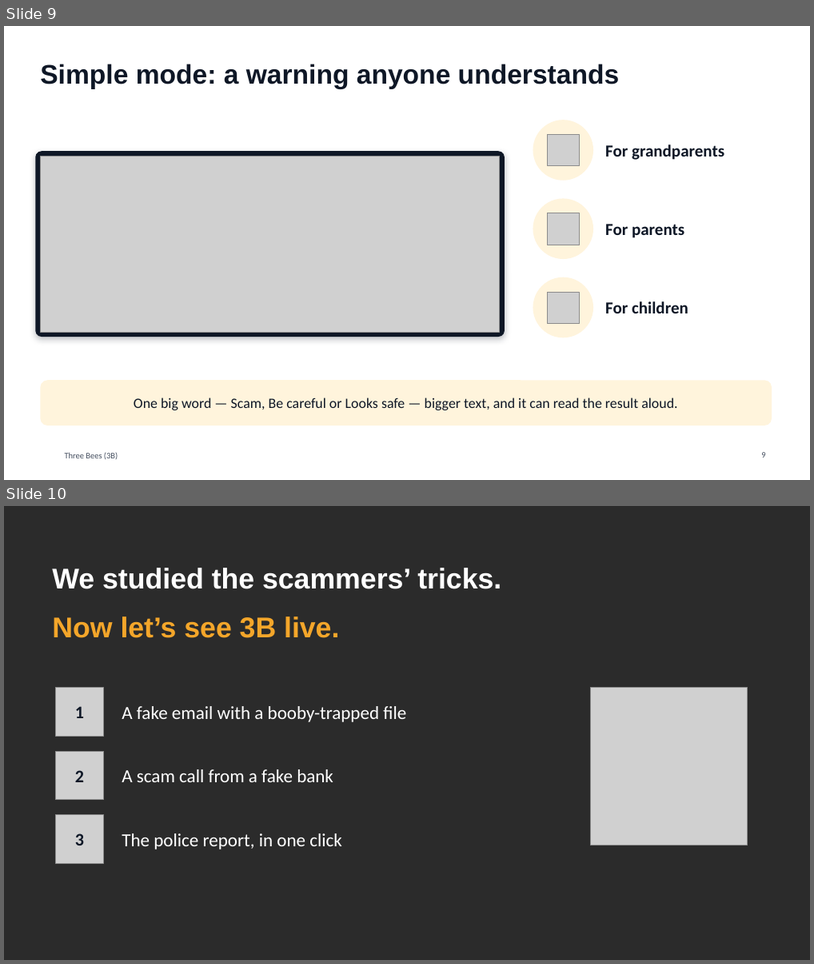
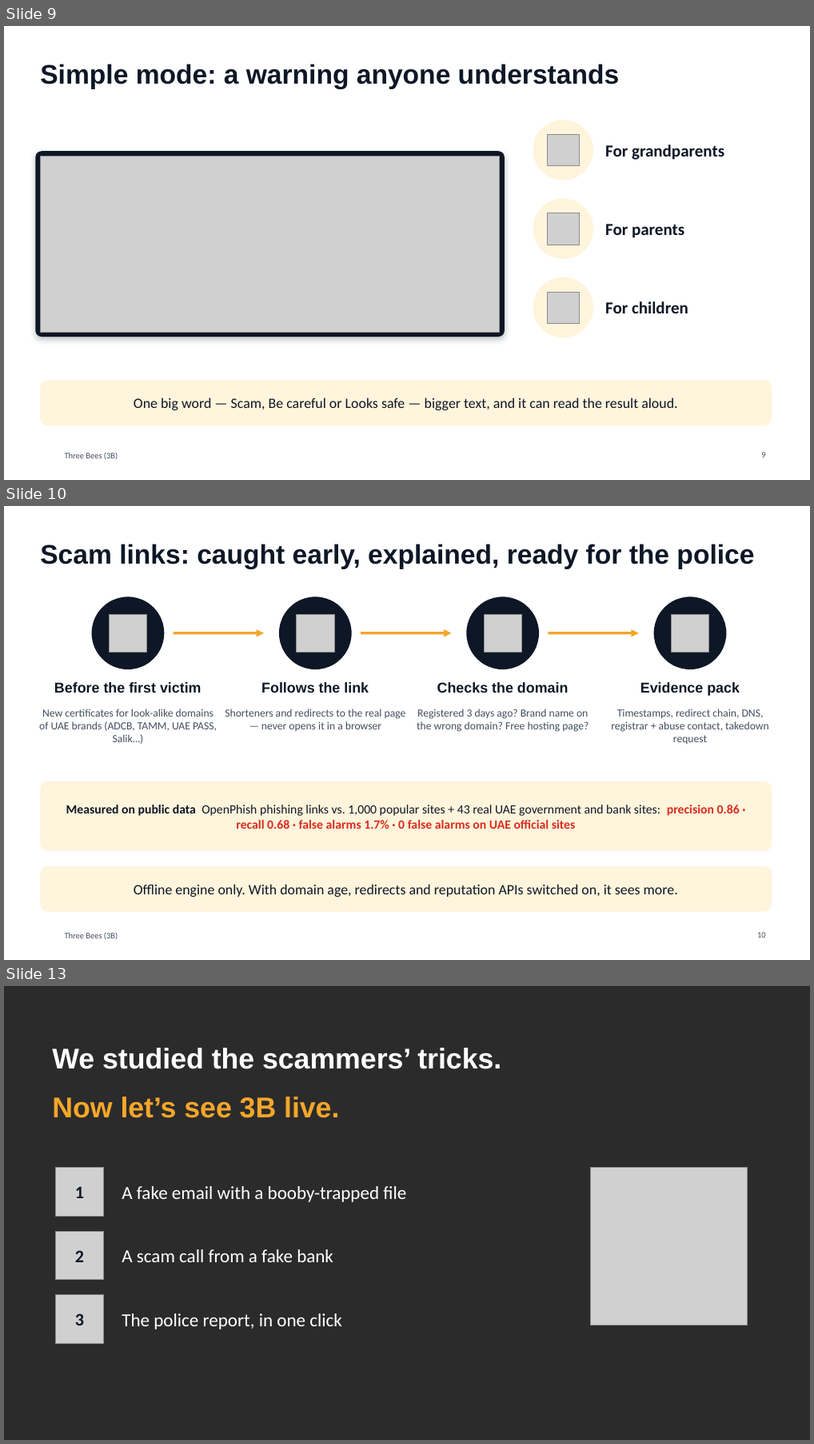
Before and after one commit to Mezx-1/three-bees, a slide deck: docs/presentation/ThreeBees_3B.pptx. Shown one above the other, each under a label of ours: slides 9 and 10 before the commit, slides 9, 10 and 13 after it; the slides between them are not shown. The pictures are 814x964 and 814x1444 pixels, drawn with LibreOffice and Linux fonts; fonts in the diff are those of the drawing; grey boxes stand for pictures; background and template pictures are left out; a plain dark background stands for a picture behind light text. Boxes give left, top, right and bottom in pixels: in the first picture for what was removed or moved away, otherwise in the second. Text is boxed around its words. In the diff, an @@ line names an element or a change of style, - is before the commit and + after.

```diff
--- a/docs/presentation/ThreeBees_3B.pptx
+++ b/docs/presentation/ThreeBees_3B.pptx
@@ slide 10 added at <box>4,506,810,960</box>, background #FFFFFF; not listed: 1 template element that a slide beside it also shows @@
@@ title added at <box>40,544,754,569</box>, 32 pt, text #0E1726, bold @@
+Scam links: caught early, explained, ready for the police
@@ ellipse added at <box>92,596,164,669</box>, fill #0E1726 @@
@@ ellipse added at <box>279,596,352,669</box>, fill #0E1726 @@
@@ ellipse added at <box>466,596,539,669</box>, fill #0E1726 @@
@@ ellipse added at <box>654,596,727,669</box>, fill #0E1726 @@
@@ picture added at <box>110,614,146,652</box> @@
@@ picture added at <box>297,614,334,652</box> @@
@@ picture added at <box>484,614,522,652</box> @@
@@ picture added at <box>672,614,710,652</box> @@
@@ arrow added from (174, 633) to (264, 633), #F4A62A 3 pt @@
@@ arrow added from (361, 633) to (452, 633), #F4A62A 3 pt @@
@@ arrow added from (549, 633) to (639, 633), #F4A62A 3 pt @@
@@ text added at <box>54,682,202,692</box>, 17 pt, text #0E1726, bold @@
+Before the first victim
@@ text added at <box>262,682,369,692</box>, 17 pt, text #0E1726, bold @@
+Follows the link
@@ text added at <box>438,682,569,692</box>, 17 pt, text #0E1726, bold @@
+Checks the domain
@@ text added at <box>641,682,740,696</box>, 17 pt, text #0E1726, bold @@
+Evidence pack
@@ text added at <box>39,708,217,744</box>, 13 pt, text #444E5F @@
+New certificates for look-alike domains of UAE brands (ADCB, TAMM, UAE PASS, Salik…)
@@ text added at <box>225,708,406,731</box>, 13 pt, text #444E5F @@
+Shorteners and redirects to the real page — never opens it in a browser
@@ text added at <box>417,708,589,732</box>, 13 pt, text #444E5F @@
+Registered 3 days ago? Brand name on the wrong domain? Free hosting page?
@@ text added at <box>611,708,770,744</box>, 13 pt, text #444E5F @@
+Timestamps, redirect chain, DNS, registrar + abuse contact, takedown request
@@ rounded rectangle added at <box>40,781,772,851</box>, fill #FFF4DC @@
@@ text added at <box>66,804,740,828</box>, 15 pt, text #0E1726, bold @@
+Measured on public data OpenPhish phishing links vs. 1,000 popular sites + 43 real UAE government and bank sites: precision 0.86 · recall 0.68 · false alarms 1.7% · 0 false alarms on UAE official sites
@@ rounded rectangle added at <box>40,866,772,912</box>, fill #FFF4DC @@
@@ text added at <box>134,884,678,896</box>, 17 pt, text #0E1726 @@
+Offline engine only. With domain age, redirects and reputation APIs switched on, it sees more.
@@ page number added at <box>758,932,766,937</box>, 10 pt, text #444E5F @@
+10
@@ what was slide 10 is now slide 13 @@
```
Also in this commit, not shown: 1 slide changed, 2 other slides added, 20 other files.
